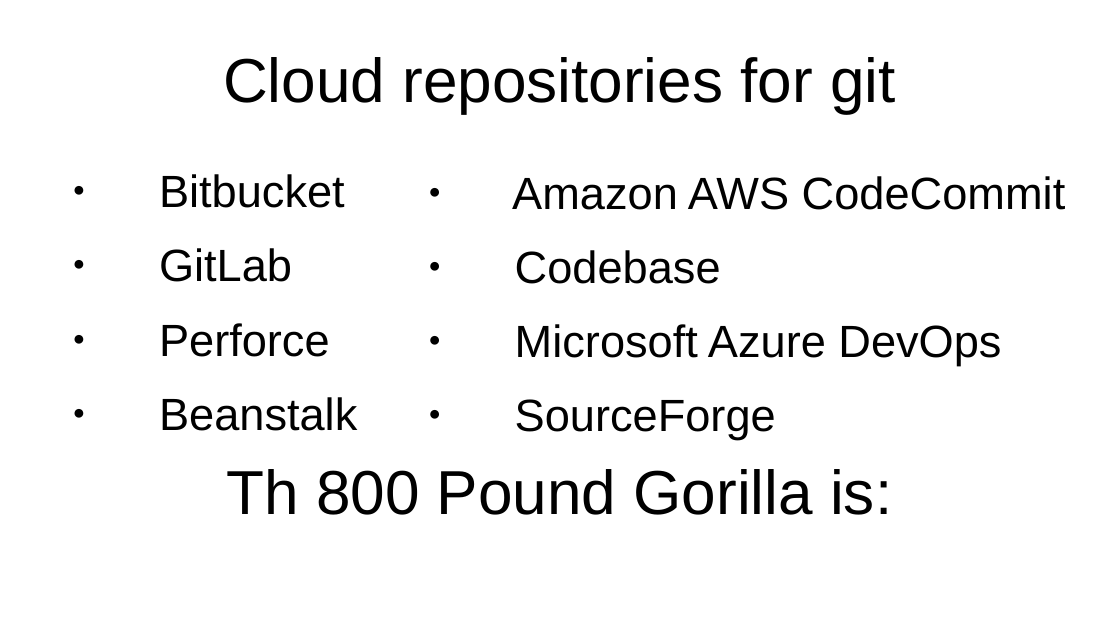
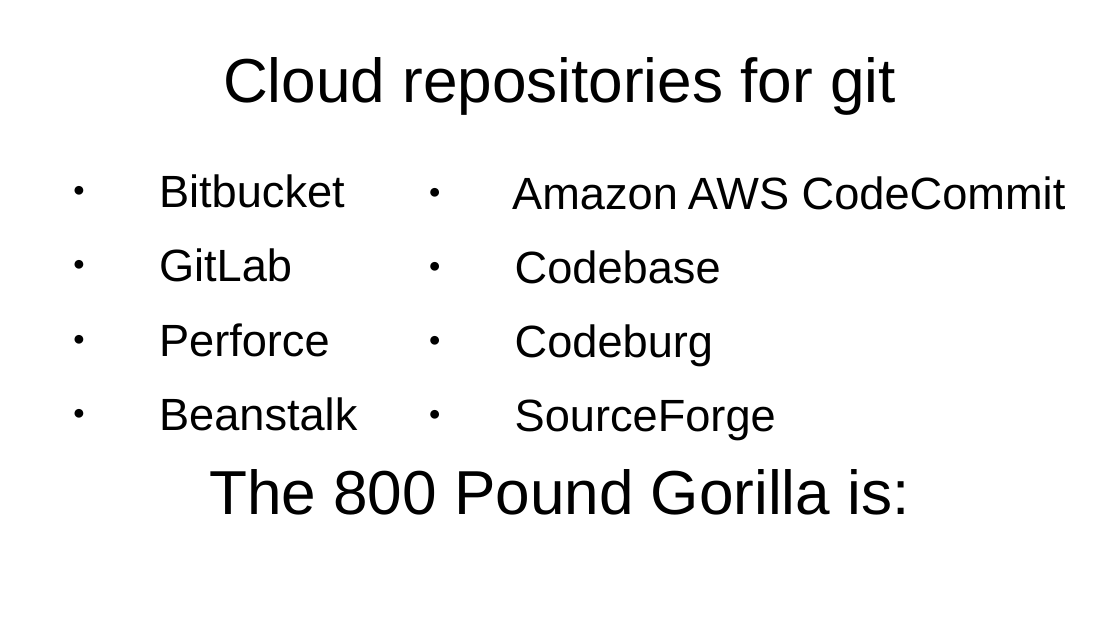
Before and after one commit to flintiii/TenStatementGit, a slide deck: slide 13 of vm_workshop_presentation.odp. Drawn at 1120x630 pixels with LibreOffice and Linux fonts; fonts in the diff are those of the drawing. Boxes give left, top, right and bottom in pixels: in the first picture for what was removed or moved away, otherwise in the second. Text is boxed around its words. In the diff, an @@ line names an element or a change of style, - is before the commit and + after.

```diff
--- a/vm_workshop_presentation.odp
+++ b/vm_workshop_presentation.odp
@@ text at box(515, 324, 713, 366): text changed @@
-● Microsoft Azure DevOps
+● Codeburg
@@ title at box(209, 469, 909, 515): text changed @@
-Th 800 Pound Gorilla is:
+The 800 Pound Gorilla is:
```
Also in this commit, not shown: 16 other slides changed, 3 slides added, 2 slides removed.
